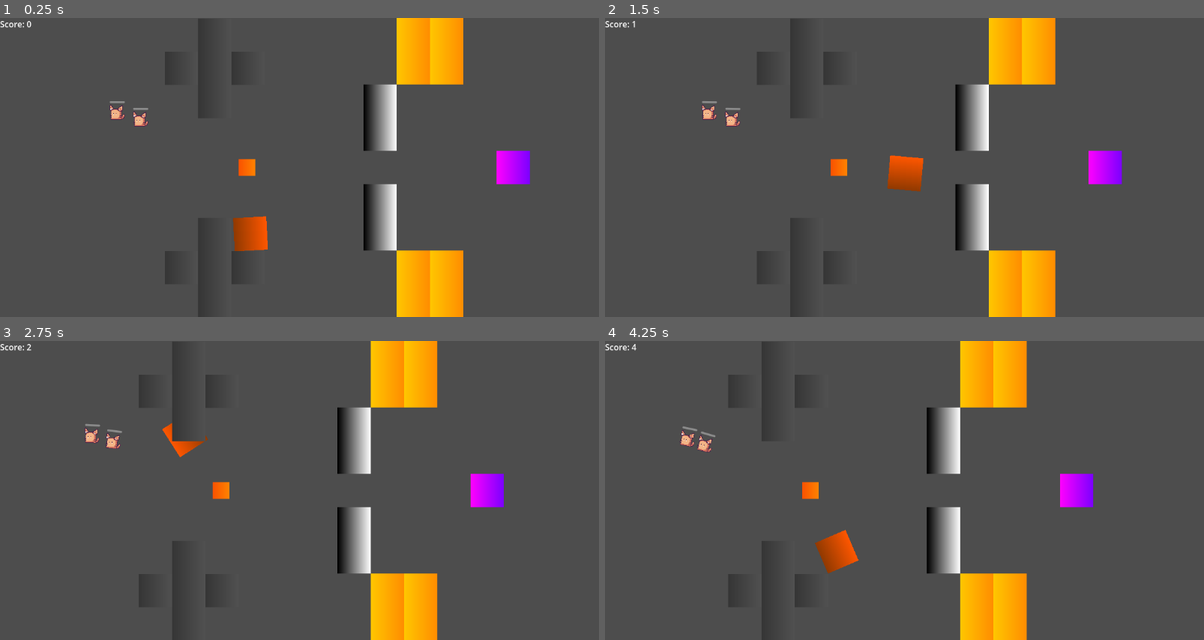
Above: before the commit, frames 1-4 (two rows, left to right).
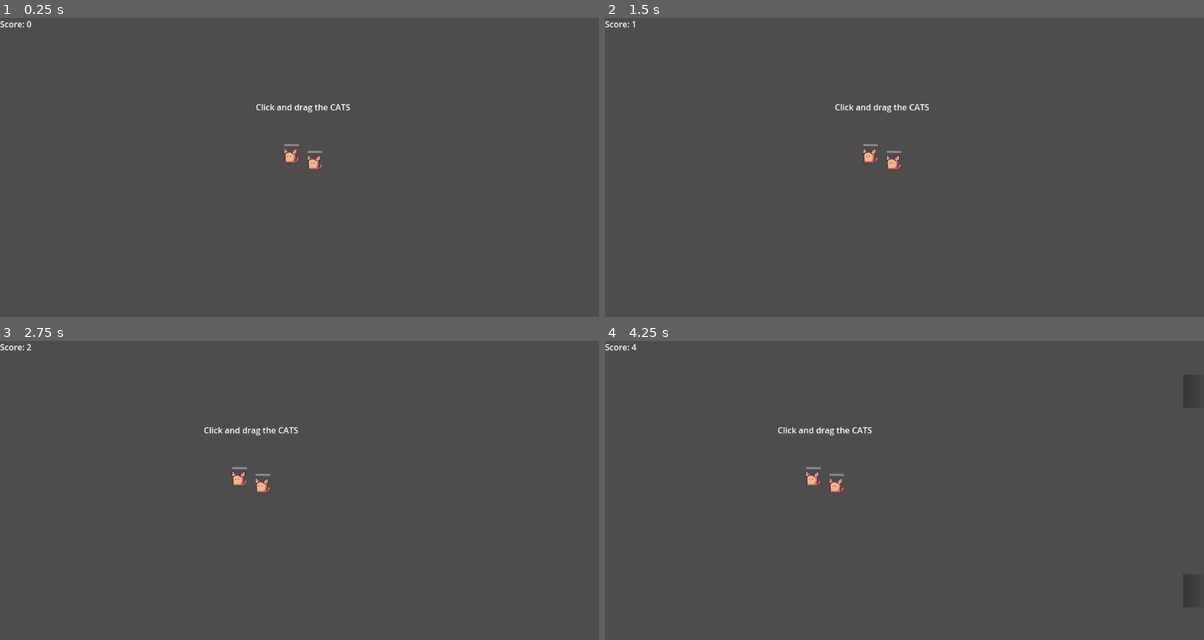
Above: after the commit, the same moments.

Repository: OgGhostJelly/TMC2
Game: Godot game, scene res://objects/game/game.tscn
The game is run twice, just before and just after one commit, with the same random seed, the same clock (stepped at 60 frames per second) and the same inputs.
Inputs (mouse positions are in pixels of both pictures, inside the frame that each line leads up to):
- Up to frame 1 (0.25 s): no input
- Up to frame 2 (1.5 s): move the mouse to (862, 233) at 0.52 s; click (862, 233) at 0.6 s; move the mouse to (736, 122) at 1.27 s; click (736, 122) at 1.35 s
- Up to frame 3 (2.75 s): move the mouse to (95, 436) at 2.02 s; click (95, 436) at 2.1 s
- Up to frame 4 (4.25 s): move the mouse to (874, 550) at 2.77 s; click (874, 550) at 2.85 s; move the mouse to (1084, 535) at 3.52 s; click (1084, 535) at 3.6 s

The runs differ from the first frame. In frame 1, 8.9% of the frame differs, in the area x 18-89%, y 0-100%; in frame 2, 9.0%; in frame 3, 8.7%; in frame 4, 9.1%, in the area x 12-82%, y 0-100%.

Commit message:
updated map

Diff:
--- a/objects/game/game.tscn
+++ b/objects/game/game.tscn
@@ -44,7 +44,6 @@
 [node name="Camera2D" type="Camera2D" parent="."]
 anchor_mode = 0
 script = SubResource("GDScript_cxgxh")
-speed = 20.0
 
 [node name="Timer" type="Timer" parent="Camera2D"]
 autostart = true
@@ -56,17 +55,24 @@
 [node name="TileMap" type="TileMap" parent="."]
 tile_set = SubResource("TileSet_ob7o0")
 format = 2
-layer_0/tile_data = PackedInt32Array(262151, 0, 131072, 393222, 0, 196608, 458757, 0, 196608, 524294, 0, 196608, 458759, 0, 196608, 458758, 0, 196608, 131078, 0, 196608, 65543, 0, 196608, 65542, 0, 196608, 65541, 0, 196608, 6, 0, 196608, 524300, 0, 65536, 458764, 0, 65536, 458765, 0, 65536, 524301, 0, 65536, 65548, 0, 65536, 12, 0, 65536, 13, 0, 65536, 65549, 0, 65536, 327691, 0, 327680, 393227, 0, 327680, 196619, 0, 262144, 131083, 0, 262144, 262159, 0, 393216, 131093, 0, 458752, 458773, 0, 196608, 524309, 0, 196608, 65557, 0, 196608, 21, 0, 196608)
+layer_0/tile_data = PackedInt32Array(131093, 0, 196608, 393237, 0, 196608, 65558, 0, 196608, 458774, 0, 196608, 65556, 0, 196608, 458772, 0, 196608, 21, 0, 196608, 65557, 0, 196608, 458773, 0, 196608, 524309, 0, 196608, 262166, 0, 131072, 131098, 0, 262144, 196634, 0, 262144, 327706, 0, 327680, 393242, 0, 327680, 27, 0, 65536, 65563, 0, 65536, 458779, 0, 65536, 524315, 0, 65536, 28, 0, 65536, 65564, 0, 65536, 458780, 0, 65536, 524316, 0, 65536, 262174, 0, 393216, 36, 0, 196608, 65572, 0, 196608, 131108, 0, 458752, 458788, 0, 196608, 524324, 0, 196608)
 
 [node name="Cat" parent="." instance=ExtResource("1_d6la8")]
-position = Vector2(274, 200)
+position = Vector2(614, 283)
 
 [node name="Cat2" parent="." instance=ExtResource("1_d6la8")]
-position = Vector2(229, 187)
+position = Vector2(569, 270)
+
+[node name="Label" type="Label" parent="."]
+offset_left = 502.0
+offset_top = 160.0
+offset_right = 697.0
+offset_bottom = 186.0
+text = "Click and drag the CATS"
 
 [connection signal="timeout" from="Camera2D/Timer" to="Camera2D" method="_on_timer_timeout"]
 [connection signal="body_entered" from="TileMap/TreadmillUp" to="TileMap/TreadmillUp" method="_on_body_entered" flags=18]
-[connection signal="body_entered" from="TileMap/@TreadmillUp@115581" to="TileMap/@TreadmillUp@115581" method="_on_body_entered" flags=18]
+[connection signal="body_entered" from="TileMap/@TreadmillUp@117332" to="TileMap/@TreadmillUp@117332" method="_on_body_entered" flags=18]
 [connection signal="body_entered" from="TileMap/TreadmillDown" to="TileMap/TreadmillDown" method="_on_body_entered" flags=18]
-[connection signal="body_entered" from="TileMap/@TreadmillDown@115582" to="TileMap/@TreadmillDown@115582" method="_on_body_entered" flags=18]
+[connection signal="body_entered" from="TileMap/@TreadmillDown@117333" to="TileMap/@TreadmillDown@117333" method="_on_body_entered" flags=18]
 [connection signal="body_entered" from="TileMap/Makecatinator6900" to="TileMap/Makecatinator6900" method="_on_body_entered" flags=18]
